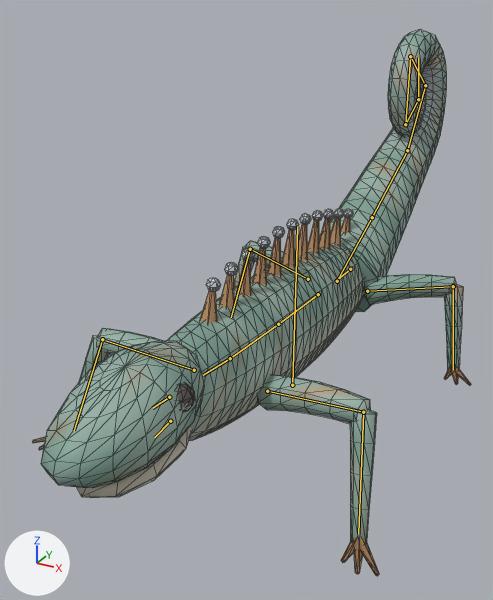
Two versions of the glTF model assets/creatures/vein_sparker/vein_sparker.glb, one commit apart.
Both versions are drawn from a 50 mm camera at (0.497, -1.097, 0.715) aimed at (-0.094, -0.024, 0.178). Every picture has the same lights, and +X, +Y and +Z are marked at lower left. The picture after the commit comes second. The bones that bend it are drawn over the model as lines. Mesh edges are drawn as thin lines.

The first picture shows 'vein_sparker'.
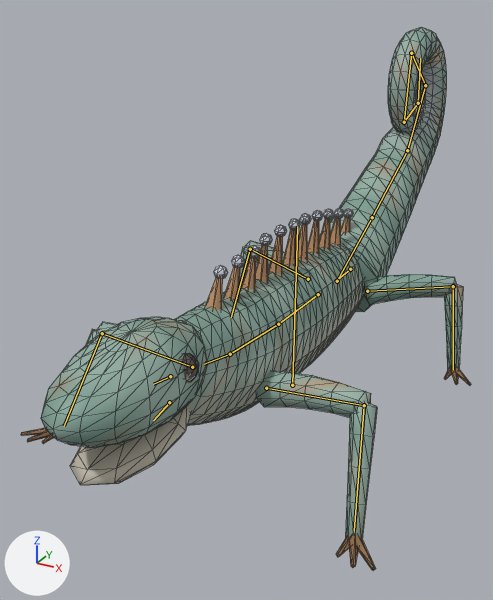
The newer file adds an action. The first version stands in its rest pose; the second is drawn at frame 12 of the action 'idle_b'.

Pixel boxes (x1, y1, x2, y2) of what changed, in the pictures (493 x 600 px):
'vein_sparker', posed
    before: (32, 29, 471, 576)
    after: (21, 27, 471, 570)
bone 'spine1', root to tip
    before: (278, 324) to (230, 358)
    after: (278, 324) to (230, 354)
bone 'spine0', root to tip
    before: (230, 358) to (203, 375)
    after: (230, 354) to (204, 364)
bone 'jaw', root to tip
    before: (170, 421) to (154, 437)
    after: (169, 402) to (153, 420)
bone 'tail3', root to tip
    before: (425, 85) to (410, 56)
    after: (425, 85) to (411, 53)
bone 'tail4', root to tip
    before: (410, 56) to (405, 124)
    after: (411, 53) to (404, 122)
bone 'tail5', root to tip
    before: (405, 124) to (418, 99)
    after: (404, 122) to (418, 103)

The edits, one by one:
Bone 'spine1' (bone_spine1) turns from (0, 0, 0) to (-2, 0, 0) degrees about its own x, y and z.
Bone 'spine0' (bone_spine0) turns from (0, 0, 0) to (-5, 0, 0) degrees about its own x, y and z.
Bone 'jaw' (bone_jaw) turns from (0, 0, 0) to (11, 0, 0) degrees about its own x, y and z.
Bone 'tail3' (bone_tail3) turns from (0, 0, 0) to (-3, 0, 0) degrees about its own x, y and z.
Bone 'tail4' (bone_tail4) turns from (0, 0, 0) to (-3, 0, 0) degrees about its own x, y and z.
Bone 'tail5' (bone_tail5) turns from (0, 0, 0) to (-3, 0, 0) degrees about its own x, y and z.
